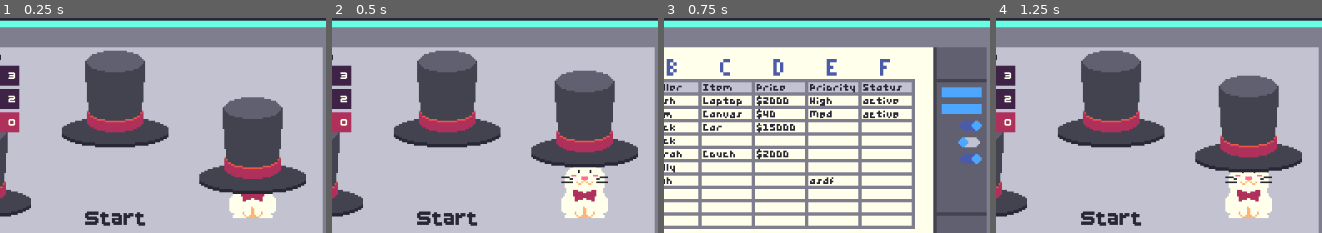
Above: before the commit, frames 1-4 (left to right).
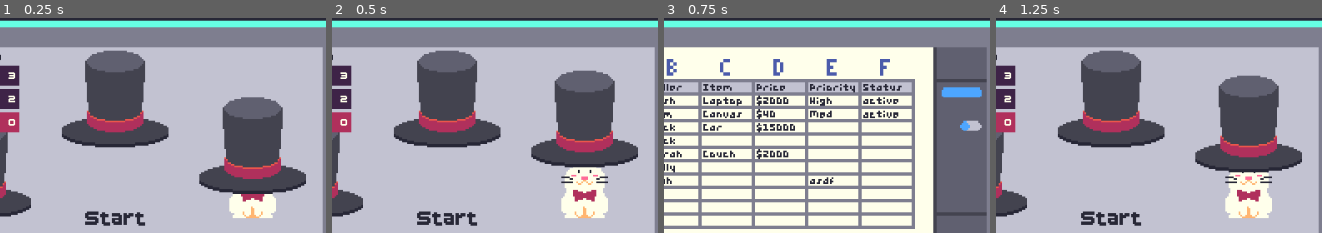
Above: after the commit, the same moments.

Repository: vazor222/MakersMartGameInADay2026PlayDontWork
Game: Godot game, scene res://magic.tscn
Two runs of this game, one before a commit and one after it. Both use one fixed random seed, a clock stepped at 60 frames per second and the inputs below.
Inputs (mouse positions are % of the whole screen's width and height, from its top left):
- Up to frame 1 (0.25 s): no input
- Up to frame 2 (0.5 s): no input
- Up to frame 3 (0.75 s): tap Enter (ui_accept) at 0.5 s; move the mouse to (46, 83) at 0.52 s; click (46, 83) at 0.6 s
- Up to frame 4 (1.25 s): tap Enter (ui_accept) at 0.77 s
The pictures show only the part of the screen within x 24-74%, y 23-73%; the shares and areas given below are measured in that part.

Frames 1-2 are identical in both runs. In frame 3, 1.5% of the frame differs, in the area x 84-98%, y 32-68%; in frame 4, nothing differs.

Commit message:
added a dark mode toggle to work app.

Diff:
--- a/MagicMiniGamePrototype/CellArea2D.gd
+++ b/MagicMiniGamePrototype/CellArea2D.gd
@@ -22,6 +22,14 @@
 	label.text = text
 	label.visible = start_shown
 
+func clear():
+	label.visible = false
+
+func light_text():
+	label.add_theme_color_override("font_color", Color("#ffffeb"))
+
+func dark_text():
+	label.add_theme_color_override("font_color", Color("#272736"))
 
 # Called every frame. 'delta' is the elapsed time since the previous frame.
 func _process(_delta):
--- /dev/null
+++ b/MagicMiniGamePrototype/ClearArea2D.gd
@@ -0,0 +1,19 @@
+extends Area2D
+
+
+# Called when the node enters the scene tree for the first time.
+func _ready() -> void:
+	input_event.connect(_on_input_event)
+	pass
+
+
+# Called every frame. 'delta' is the elapsed time since the previous frame.
+func _process(_delta):
+	pass
+
+func _on_input_event(_viewport: Node, _event: InputEvent, _shape_idx: int):
+	if Input.is_action_just_pressed('mouse_click'):
+		$AnimationPlayer.play('click')
+		get_tree().call_group('cell', 'deactivate')
+		get_tree().call_group('cell', 'clear')
+		get_tree().get_first_node_in_group('magic_office').add_suspicion(-2)
--- /dev/null
+++ b/MagicMiniGamePrototype/clear_area_2d.tscn
@@ -0,0 +1,75 @@
+[gd_scene load_steps=7 format=3 uid="uid://bpge72163q6or"]
+
+[ext_resource type="Script" path="res://ClearArea2D.gd" id="1_rcc22"]
+[ext_resource type="Texture2D" uid="uid://5dehp7fv5xqn" path="res://assets/button-click-Sheet.png" id="2_nykn7"]
+
+[sub_resource type="RectangleShape2D" id="RectangleShape2D_gs3r8"]
+size = Vector2(26, 8)
+
+[sub_resource type="Animation" id="Animation_rg0lv"]
+resource_name = "click"
+length = 0.2
+tracks/0/type = "value"
+tracks/0/imported = false
+tracks/0/enabled = true
+tracks/0/path = NodePath("Sprite2D:frame")
+tracks/0/interp = 1
+tracks/0/loop_wrap = true
+tracks/0/keys = {
+"times": PackedFloat32Array(0, 0.1),
+"transitions": PackedFloat32Array(1, 1),
+"update": 1,
+"values": [0, 1]
+}
+tracks/1/type = "method"
+tracks/1/imported = false
+tracks/1/enabled = true
+tracks/1/path = NodePath("AnimationPlayer")
+tracks/1/interp = 1
+tracks/1/loop_wrap = true
+tracks/1/keys = {
+"times": PackedFloat32Array(0.2),
+"transitions": PackedFloat32Array(1),
+"values": [{
+"args": ["idle", -1, 1.0, false],
+"method": &"play"
+}]
+}
+
+[sub_resource type="Animation" id="Animation_g0ijf"]
+resource_name = "idle"
+tracks/0/type = "value"
+tracks/0/imported = false
+tracks/0/enabled = true
+tracks/0/path = NodePath("Sprite2D:frame")
+tracks/0/interp = 1
+tracks/0/loop_wrap = true
+tracks/0/keys = {
+"times": PackedFloat32Array(0),
+"transitions": PackedFloat32Array(1),
+"update": 1,
+"values": [0]
+}
+
+[sub_resource type="AnimationLibrary" id="AnimationLibrary_u24oj"]
+_data = {
+"click": SubResource("Animation_rg0lv"),
+"idle": SubResource("Animation_g0ijf")
+}
+
+[node name="ClearArea2D" type="Area2D"]
+position = Vector2(109, -25)
+script = ExtResource("1_rcc22")
+
+[node name="CollisionShape2D" type="CollisionShape2D" parent="."]
+shape = SubResource("RectangleShape2D_gs3r8")
+
+[node name="Sprite2D" type="Sprite2D" parent="."]
+texture = ExtResource("2_nykn7")
+hframes = 2
+
+[node name="AnimationPlayer" type="AnimationPlayer" parent="."]
+libraries = {
+"": SubResource("AnimationLibrary_u24oj")
+}
+autoplay = "idle"
--- /dev/null
+++ b/MagicMiniGamePrototype/dark_mode_area_2d.gd
@@ -0,0 +1,30 @@
+extends Area2D
+
+var dark_mode = false
+@onready var sprite_2d = $Sprite2D
+
+
+# Called when the node enters the scene tree for the first time.
+func _ready() -> void:
+	input_event.connect(_on_input_event)
+	pass
+
+
+# Called every frame. 'delta' is the elapsed time since the previous frame.
+func _process(_delta):
+	pass
+
+func _on_input_event(_viewport: Node, _event: InputEvent, _shape_idx: int):
+	if Input.is_action_just_pressed('mouse_click'):
+		toggle()
+		get_tree().call_group('cell', 'deactivate')
+		get_tree().get_first_node_in_group('magic_office').add_suspicion(-2)
+
+func toggle():
+	dark_mode = !dark_mode
+	if dark_mode:
+		sprite_2d.frame = 0
+		get_tree().get_first_node_in_group('magic_office').work_dark()
+	else:
+		sprite_2d.frame = 1
+		get_tree().get_first_node_in_group('magic_office').work_light()
--- /dev/null
+++ b/MagicMiniGamePrototype/dark_mode_area_2d.tscn
@@ -0,0 +1,19 @@
+[gd_scene load_steps=4 format=3 uid="uid://dnkb1vsux8dg5"]
+
+[ext_resource type="Script" path="res://dark_mode_area_2d.gd" id="1_t0k8v"]
+[ext_resource type="Texture2D" uid="uid://dqb6qrq12tn88" path="res://assets/button-toggle-Sheet.png" id="2_v0nnl"]
+
+[sub_resource type="RectangleShape2D" id="RectangleShape2D_t12x4"]
+size = Vector2(15, 8)
+
+[node name="DarkModeArea2D" type="Area2D"]
+position = Vector2(109, -25)
+script = ExtResource("1_t0k8v")
+
+[node name="CollisionShape2D" type="CollisionShape2D" parent="."]
+shape = SubResource("RectangleShape2D_t12x4")
+
+[node name="Sprite2D" type="Sprite2D" parent="."]
+texture = ExtResource("2_v0nnl")
+hframes = 2
+frame = 1
--- a/MagicMiniGamePrototype/magic.tscn
+++ b/MagicMiniGamePrototype/magic.tscn
@@ -13,7 +13,9 @@
 [ext_resource type="Texture2D" uid="uid://64k0vf3pcku3" path="res://assets/work-icon-Sheet.png" id="5_uxvt8"]
 [ext_resource type="PackedScene" uid="uid://d1qd53bedf5od" path="res://cell_area_2d.tscn" id="6_bxpkj"]
 [ext_resource type="Script" path="res://SheetAreaIcon.gd" id="7_sillh"]
+[ext_resource type="PackedScene" uid="uid://bpge72163q6or" path="res://clear_area_2d.tscn" id="8_gh7iu"]
 [ext_resource type="Texture2D" uid="uid://h0unjs3tpnps" path="res://assets/layout-template.png" id="8_s3f75"]
+[ext_resource type="PackedScene" uid="uid://dnkb1vsux8dg5" path="res://dark_mode_area_2d.tscn" id="9_j810f"]
 [ext_resource type="Texture2D" uid="uid://ci5olx838p6fb" path="res://assets/window-size-Sheet.png" id="10_asmcf"]
 [ext_resource type="FontFile" uid="uid://bo5a45h3ba20e" path="res://assets/BoldPixels.ttf" id="11_ahjlb"]
 [ext_resource type="PackedScene" uid="uid://by44ikb2eqnlc" path="res://points_panel.tscn" id="11_o7cy3"]
@@ -253,6 +255,7 @@
 texture = ExtResource("2_m2g4c")
 
 [node name="WorksheetWindow" type="Sprite2D" parent="Node2D"]
+unique_name_in_owner = true
 position = Vector2(0, 25)
 scale = Vector2(4, 4)
 texture = ExtResource("3_4qwkx")
@@ -551,6 +554,11 @@
 position = Vector2(64, 52)
 text = "NO WORK"
 start_shown = false
+
+[node name="ClearArea2D" parent="Node2D/WorksheetWindow" instance=ExtResource("8_gh7iu")]
+
+[node name="DarkModeArea2D" parent="Node2D/WorksheetWindow" instance=ExtResource("9_j810f")]
+position = Vector2(114.5, -5)
 
 [node name="WorkIconArea" type="Area2D" parent="Node2D"]
 position = Vector2(64, 360)
--- a/MagicMiniGamePrototype/magicOffice.gd
+++ b/MagicMiniGamePrototype/magicOffice.gd
@@ -19,6 +19,10 @@
 
 var rival_times_a = [5,6,7,8]
 var rival_times_b = [6,7,8,10]
+
+var dark = preload("res://assets/work-window-dark-Sheet.png")
+
+var light = preload("res://assets/work-window-Sheet.png")
 
 # Called when the node enters the scene tree for the first time.
 func _ready():
@@ -115,6 +119,14 @@
 	pass
 
 
+func work_dark():
+	%WorksheetWindow.texture = dark
+	get_tree().call_group('cell', 'light_text')
+
+func work_light():
+	%WorksheetWindow.texture = light
+	get_tree().call_group('cell', 'dark_text')
+
 func get_rival_wait_time(arr):
 	var new_time = arr[randi() % arr.size()]
 	print('NEW TIME:', new_time)
Binary file added: MagicMiniGamePrototype/assets/button-click-Sheet.png
Not shown, added: MagicMiniGamePrototype/assets/button-click-Sheet.png.import
Binary file added: MagicMiniGamePrototype/assets/button-toggle-Sheet.png
Not shown, added: MagicMiniGamePrototype/assets/button-toggle-Sheet.png.import
Binary file changed: MagicMiniGamePrototype/assets/work-window-Sheet.png
Binary file added: MagicMiniGamePrototype/assets/work-window-dark-Sheet.png
Not shown, added: MagicMiniGamePrototype/assets/work-window-dark-Sheet.png.import
Not shown: 1 places in MagicMiniGamePrototype/magic.tscn that only renumber resources
